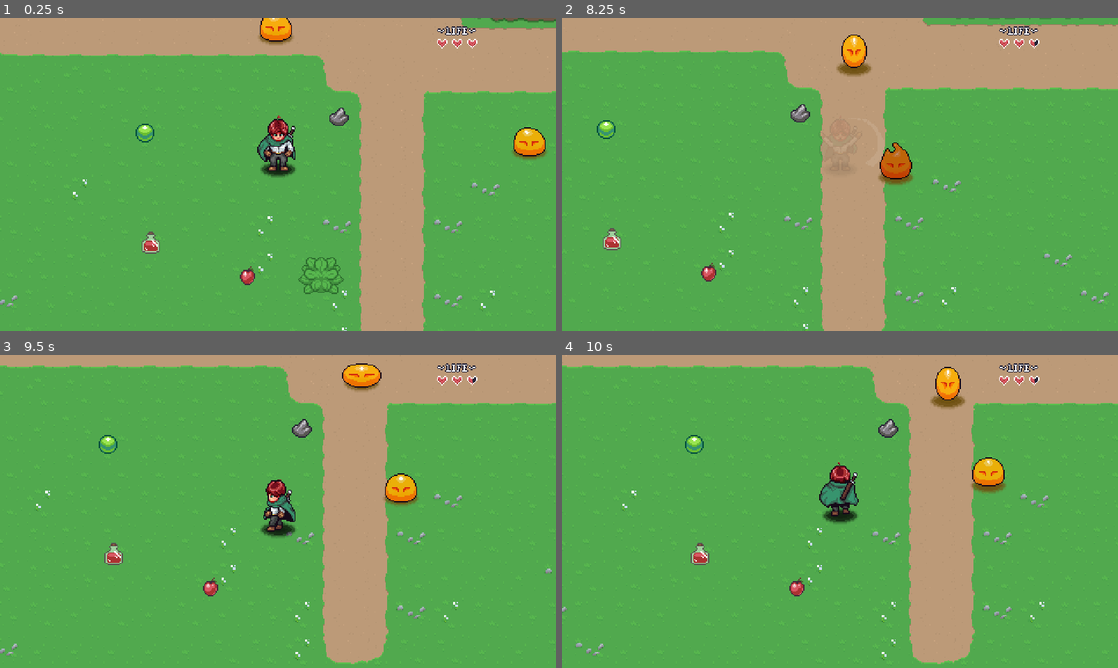
Above: before the commit, frames 1-4 (two rows, left to right).
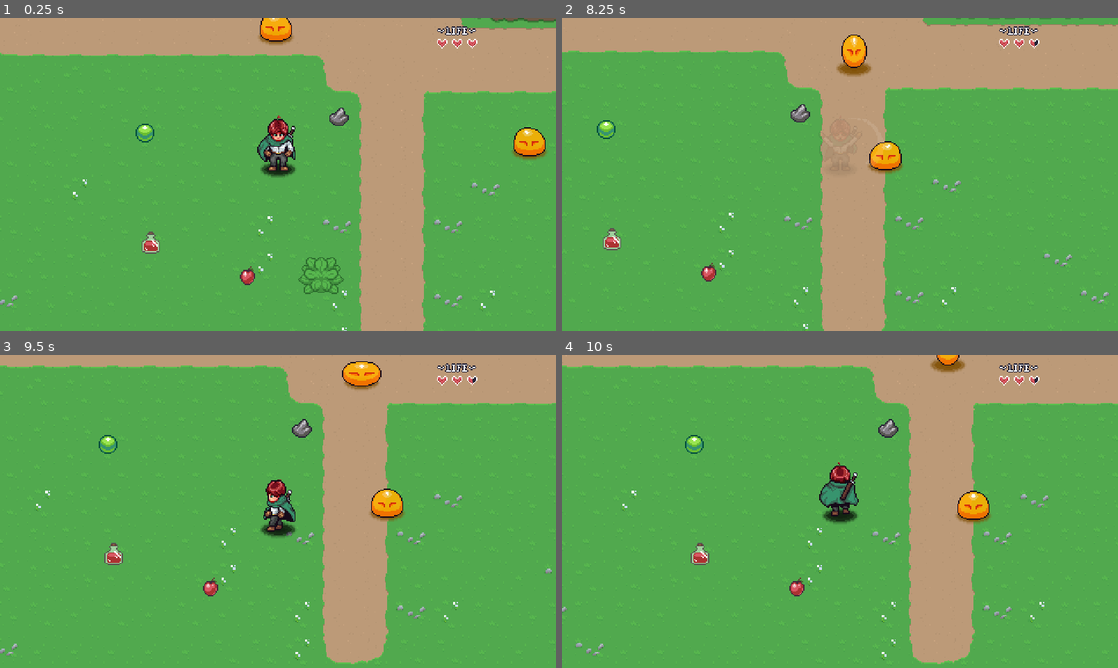
Above: after the commit, the same moments.

Repository: philozofer/aarpg
Game: Godot game, scene res://scenes/levels/playground.tscn
Two runs of this game, one before a commit and one after it. Both use one fixed random seed, a clock stepped at 60 frames per second and the inputs below. Sound files missing from this copy of the repository are replaced by a short silence.
Inputs:
- Up to frame 1 (0.25 s): no input
- Up to frame 2 (8.25 s): tap Enter at 0.5 s; hold D (move_right) 0.53-1.28 s; hold J (attack) 0.53-1.28 s; hold S (move_down) 1.28-2.03 s; tap J (attack) every 1.5 s from 1.35 to 7.35 s; hold D (move_right) 2.03-2.78 s; hold J (attack) 2.03-2.78 s; hold W (move_up) 2.78-3.53 s; hold J (attack) 3.53-4.28 s; hold A (move_left) 3.53-5.03 s; hold S (move_down) 5.03-5.78 s; hold J (attack) 5.03-5.78 s; hold D (move_right) 5.78-6.53 s; hold W (move_up) 6.53-7.28 s; hold J (attack) 6.53-7.28 s; hold D (move_right) 7.28-8.03 s; hold S (move_down) from 8.03 s (still down); hold J (attack) from 8.03 s (still down)
- Up to frame 3 (9.5 s): release S (move_down) at 8.78 s; release J (attack) at 8.78 s; hold A (move_left) from 8.78 s (still down); tap J (attack) at 8.85 s
- Up to frame 4 (10 s): release A (move_left) at 9.53 s; hold W (move_up) from 9.53 s (still down); hold J (attack) from 9.53 s (still down)

The runs differ from the first frame. In frame 2, 0.8% of the frame differs, in the area x 55-64%, y 39-54%; in frame 3, 1.1%; in frame 4, 1.9%, in the area x 66-80%, y 0-54%.

Commit message:
fix hurtbox bug and other minor bug

Diff:
--- a/scenes/characters/enemies/slime.tscn
+++ b/scenes/characters/enemies/slime.tscn
@@ -139,6 +139,18 @@
 "clips": PackedStringArray("[stop]", "destroy"),
 "times": PackedFloat32Array(0, 0.0001)
 }
+tracks/6/type = "value"
+tracks/6/imported = false
+tracks/6/enabled = true
+tracks/6/path = NodePath("Shadow:self_modulate")
+tracks/6/interp = 1
+tracks/6/loop_wrap = true
+tracks/6/keys = {
+"times": PackedFloat32Array(0.1, 0.3),
+"transitions": PackedFloat32Array(1, 1),
+"update": 0,
+"values": [Color(1, 1, 1, 1), Color(0.435294, 0.321569, 0.0705882, 0)]
+}
 
 [sub_resource type="Animation" id="Animation_qy3ub"]
 resource_name = "destroy_side"
@@ -219,6 +231,18 @@
 "clips": PackedStringArray("destroy"),
 "times": PackedFloat32Array(0)
 }
+tracks/6/type = "value"
+tracks/6/imported = false
+tracks/6/enabled = true
+tracks/6/path = NodePath("Shadow:self_modulate")
+tracks/6/interp = 1
+tracks/6/loop_wrap = true
+tracks/6/keys = {
+"times": PackedFloat32Array(0.1, 0.3),
+"transitions": PackedFloat32Array(1, 1),
+"update": 0,
+"values": [Color(1, 1, 1, 1), Color(0.435294, 0.321569, 0.0705882, 0)]
+}
 
 [sub_resource type="Animation" id="Animation_3qqwv"]
 resource_name = "destroy_up"
@@ -298,6 +322,18 @@
 tracks/5/keys = {
 "clips": PackedStringArray("destroy"),
 "times": PackedFloat32Array(0)
+}
+tracks/6/type = "value"
+tracks/6/imported = false
+tracks/6/enabled = true
+tracks/6/path = NodePath("Shadow:self_modulate")
+tracks/6/interp = 1
+tracks/6/loop_wrap = true
+tracks/6/keys = {
+"times": PackedFloat32Array(0.1, 0.3),
+"transitions": PackedFloat32Array(1, 1),
+"update": 0,
+"values": [Color(1, 1, 1, 1), Color(0.435294, 0.321569, 0.0705882, 0)]
 }
 
 [sub_resource type="Animation" id="Animation_73m6e"]
@@ -724,6 +760,13 @@
 collision_mask = 16
 script = ExtResource("1_j4afb")
 
+[node name="HurtBox" parent="." instance=ExtResource("7_32u3v")]
+
+[node name="CollisionShape2D" type="CollisionShape2D" parent="HurtBox"]
+position = Vector2(0, -8)
+shape = SubResource("CircleShape2D_ryhgo")
+debug_color = Color(0.591449, 0.619247, 9.62615e-07, 0.42)
+
 [node name="HitBox" parent="." instance=ExtResource("2_kiemy")]
 
 [node name="CollisionShape2D" type="CollisionShape2D" parent="HitBox"]
@@ -731,15 +774,8 @@
 shape = SubResource("CircleShape2D_ryhgo")
 debug_color = Color(0.712165, 0.100335, 0, 0.42)
 
-[node name="HurtBox" parent="." instance=ExtResource("7_32u3v")]
-
-[node name="CollisionShape2D" type="CollisionShape2D" parent="HurtBox"]
-position = Vector2(0, -8)
-shape = SubResource("CircleShape2D_ryhgo")
-debug_color = Color(0.591449, 0.619247, 9.62615e-07, 0.42)
-
 [node name="Shadow" type="Sprite2D" parent="."]
-self_modulate = Color(0.43675, 0.319735, 0.070949, 1)
+self_modulate = Color(0.508086, 0.319792, 0.0333433, 1)
 texture = ExtResource("1_5b4dj")
 
 [node name="Sprite2D" type="Sprite2D" parent="."]
--- a/scripts/characters/enemies/states/enemy_state_destroy.gd
+++ b/scripts/characters/enemies/states/enemy_state_destroy.gd
@@ -20,6 +20,7 @@
 	enemy.velocity = _direction * -knockback_speed
 	enemy.update_animation(anim_name)
 	enemy.animation_player.animation_finished.connect(_on_animation_finished)
+	disable_hurt_box()
 	pass
 
 func exit() -> void:
@@ -45,3 +46,9 @@
 func _on_animation_finished(_a: String) -> void:
 	enemy.queue_free()
 	pass
+
+
+func disable_hurt_box() -> void:
+	var hurt_box: HurtBox = enemy.get_node_or_null("HurtBox")
+	if hurt_box:
+		hurt_box.monitoring = false
--- a/scripts/characters/player/states/player_state_attack.gd
+++ b/scripts/characters/player/states/player_state_attack.gd
@@ -25,7 +25,8 @@
 	attacking = true
 
 	await get_tree().create_timer(0.075).timeout
-	hurt_box.monitoring = true
+	if attacking:
+		hurt_box.monitoring = true
 	pass
 
 ## What happens when the player exits this State ?
